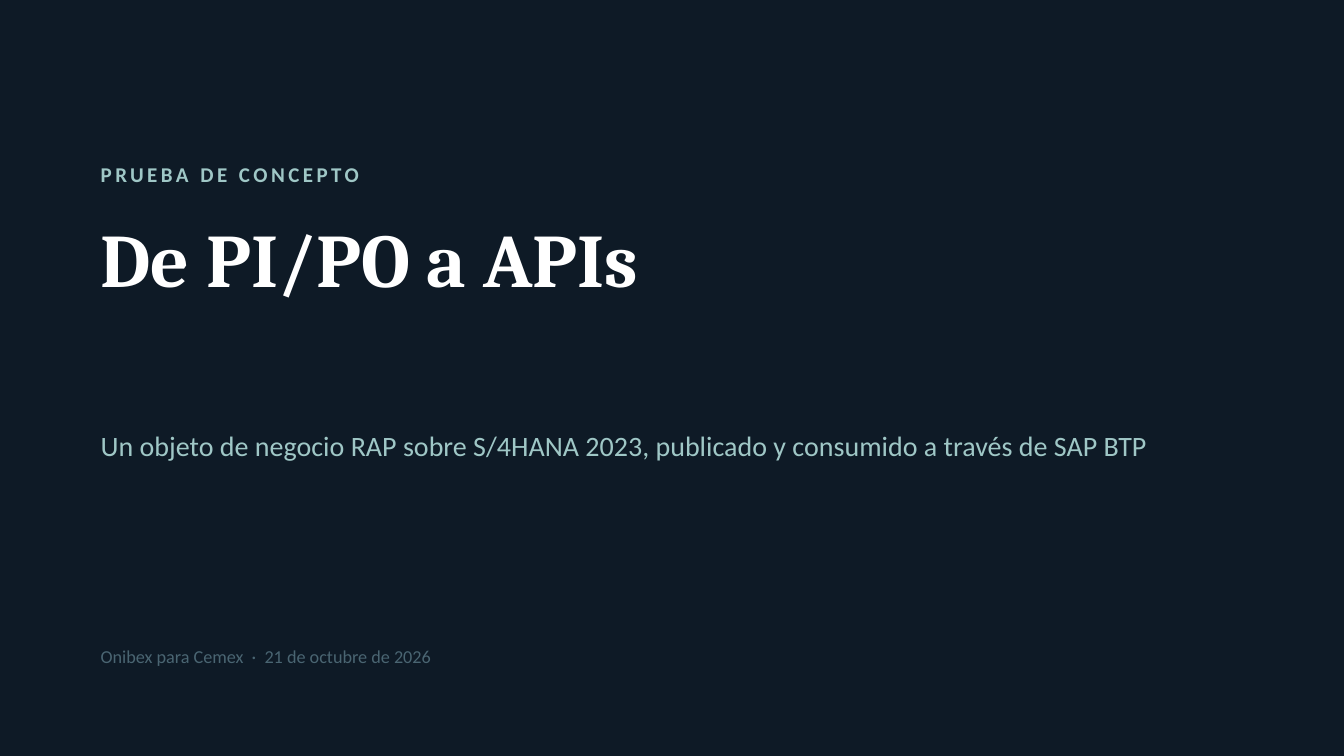
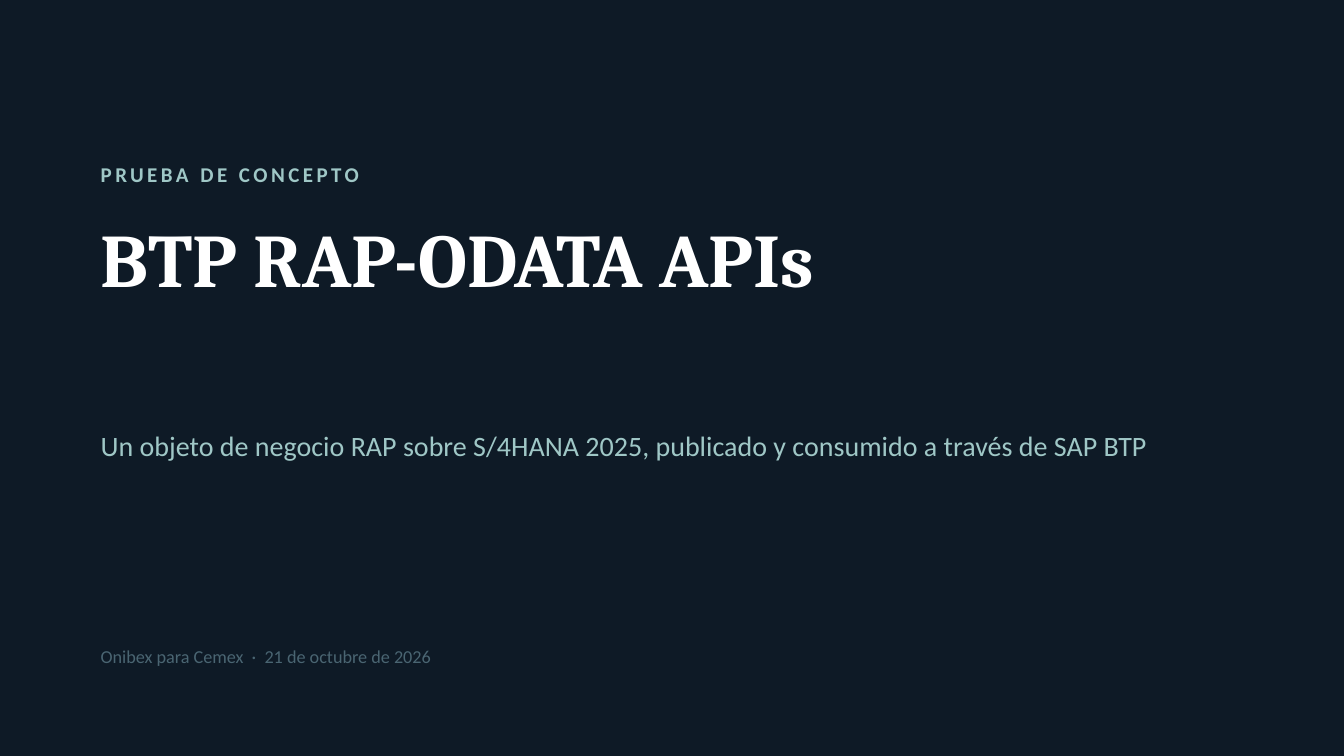
Before and after one commit to feliperdz70-hash/Oneconnect_ECC, a slide deck: slide 1 of docs/PoC-Migracion-Interfaces-PIPO.pptx. Drawn at 1344x756 pixels with LibreOffice and Linux fonts; fonts in the diff are those of the drawing. Boxes give left, top, right and bottom in pixels: in the first picture for what was removed or moved away, otherwise in the second. Text is boxed around its words. In the diff, an @@ line names an element or a change of style, - is before the commit and + after.

```diff
--- a/docs/PoC-Migracion-Interfaces-PIPO.pptx
+++ b/docs/PoC-Migracion-Interfaces-PIPO.pptx
@@ title at (x1=101, y1=235, x2=814, y2=288): text changed @@
-De PI/PO a APIs
+BTP RAP-ODATA APIs
@@ text at (x1=101, y1=436, x2=1147, y2=461): text changed @@
-Un objeto de negocio RAP sobre S/4HANA 2023, publicado y consumido a través de SAP BTP
+Un objeto de negocio RAP sobre S/4HANA 2025, publicado y consumido a través de SAP BTP
```
Also in this commit, not shown: 15 other slides changed, 1 other file.
